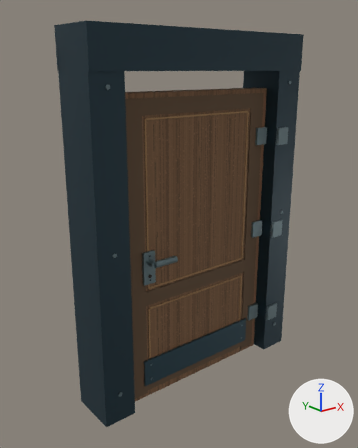
The glTF model godot_native/assets/native/stair_b/school_door.glb, before and after one commit.
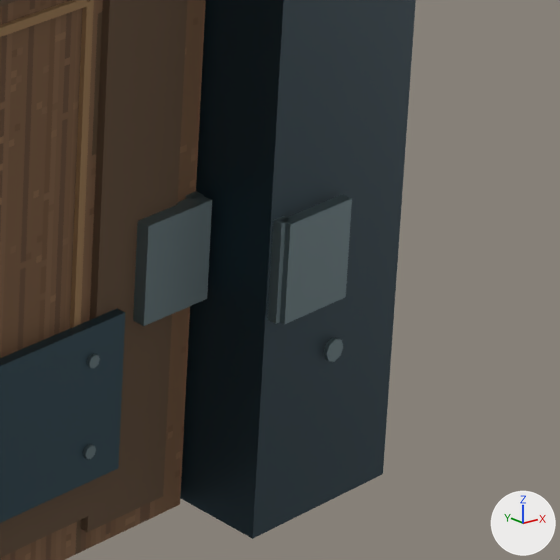
The first picture shows the older version from a 50 mm camera at (2.57, -11.28, 10.74) aimed at (4.63, -8.71, 9.71). The close-ups show the older and then the newer version on the part from 64% to 85% of the width and 62% to 79% of the height of that picture. Only the edits that show in the close-ups are written down. Lighting does not change. The marker at lower right points along +X, +Y and +Z. Where no turn or scale is listed for an object, it has been applied to the vertices. Vertices at exactly the same position are counted once.

Objects in the first close-up: 'Door fixed jamb -1', 'Door lower kick plate -1', 'Fine panel edge -1 0.42 0.19', 'Fine panel rail -1 0.669', 'Hinge door strap 0', 'Hinge fixed return 0', 'Hinge fixed strap 0', 'Leaf cross rail -1 0.10', 'Leaf stile -1 0.10', 'b_deco_fire_door_leaf' and 5 more.
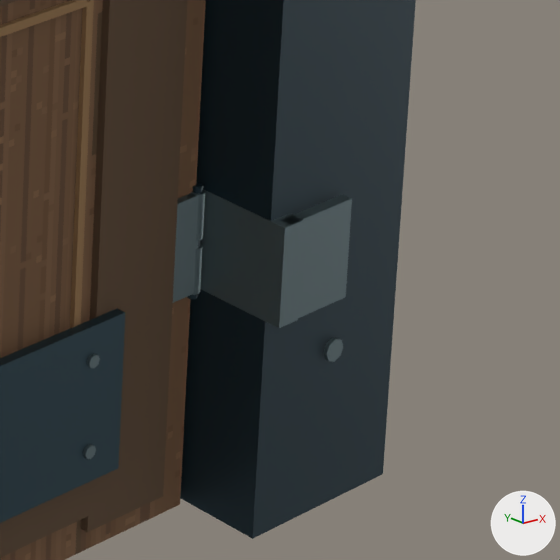
The edits, one by one:
me_cube_090 is used by ob_hinge_fixed_return_0; location (5.356, -8.837, 8.874).
me_cube_090 had 8 vertices, 12 faces and spanned x -0.008..0.008, y -0.095..0.095, z -0.06..0.06.
me_cube_090 now has 8 vertices, 12 faces and spans x -0.015..0.015, y -0.065..0.065, z -0.06..0.06.
me_cube_090 part 1: the whole mesh is scaled about its middle by (1.87, 0.684, 1).
me_cube_087 is used by ob_hinge_door_strap_0; location (5.282, -8.836, 8.874).
me_cube_087 had 8 vertices, 12 faces and spanned x -0.05..0.05, y -0.01..0.01, z -0.06..0.06.
me_cube_087 now has 8 vertices, 12 faces and spans x -0.05..0.05, y -0.005..0.005, z -0.06..0.06.
me_cube_087 part 2: the whole mesh is scaled about its middle by (1, 0.5, 1).
Object 'Hinge fixed return 0' (ob_hinge_fixed_return_0) moves from (5.356, -8.837, 8.874) to (5.358, -8.876, 8.874).
Object 'Hinge door strap 0' (ob_hinge_door_strap_0) moves from (5.282, -8.836, 8.874) to (5.282, -8.824, 8.874).

Where the change shows, as pixel boxes [x1, y1, x2, y2] in the close-ups (560 x 560 px):
'Hinge fixed return 0', moved, rescaled: before [268, 216, 290, 324]; after [200, 190, 304, 328]
'Hinge door strap 0', moved, rescaled: before [133, 194, 212, 326]; after [173, 195, 199, 303]
